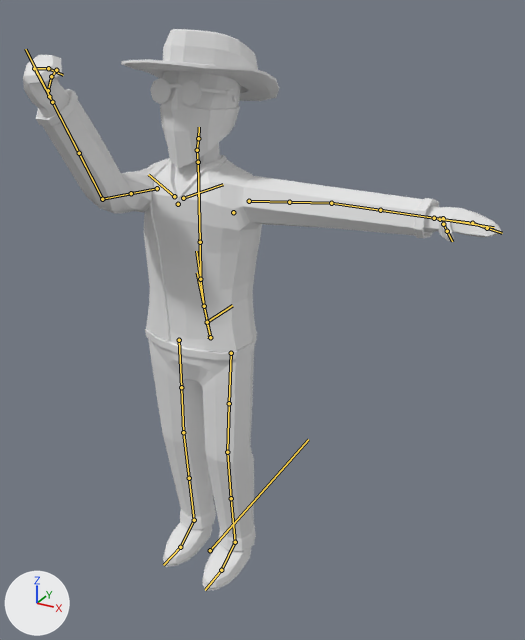
Before and after pictures for a commit that changed the FBX model Assets/FBX/Characters/Player/Anims/anim_shoot.fbx.
One viewpoint serves both versions: a camera (50 mm lens) standing at (1.197, -1.774, 1.866) and looking at (0.248, -0.048, 1.003). The lights are fixed; the arrows at lower left show +X, +Y and +Z. Both versions are drawn at frame 9 of the action 'Player_Shoot'; the numbers are the values there. The bones that bend it are drawn over the model as lines.

Names of what the first picture shows: 'Bandana', 'Glasses_01', 'Glasses_02', 'Hat', 'Player'.
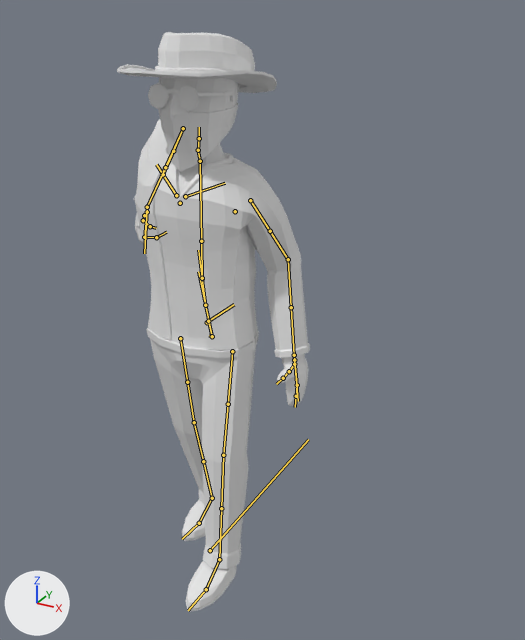
Pixel boxes [x1, y1, x2, y2] of what changed, in the pictures (525 x 640 px):
'Player', posed (63% narrower): before [23, 55, 501, 591]; after [134, 77, 310, 612]
'Hat', posed (15% shorter): before [121, 29, 279, 101]; after [117, 32, 277, 93]
'Bandana', posed: before [160, 99, 240, 169]; after [159, 102, 239, 172]
'Glasses_02', posed: before [151, 79, 200, 105]; after [149, 84, 198, 110]
'Glasses_01', posed: before [150, 78, 237, 106]; after [148, 83, 235, 112]
bone 'DEF-spine', root to tip: before (210, 337) to (204, 306); after (212, 336) to (205, 305)
bone 'DEF-spine.004', root to tip: before (198, 162) to (197, 150); after (200, 161) to (198, 150)
bone 'torso', root to tip: before (207, 322) to (232, 305); after (208, 321) to (234, 304)
bone 'DEF-thigh.L', root to tip: before (231, 353) to (229, 403); after (232, 351) to (228, 404)
bone 'DEF-shin.L', root to tip: before (227, 452) to (231, 498); after (223, 455) to (221, 508)
bone 'DEF-foot.L', root to tip: before (235, 542) to (221, 570); after (219, 559) to (206, 589)
bone 'DEF-thigh.R', root to tip: before (179, 340) to (181, 387); after (180, 338) to (187, 382)
bone 'DEF-foot.R', root to tip: before (194, 520) to (180, 547); after (212, 498) to (199, 523)
bone 'ORG-upper_arm.L', root to tip: before (249, 201) to (331, 203); after (250, 200) to (288, 259)
bone 'ORG-forearm.L', root to tip: before (331, 203) to (434, 218); after (288, 259) to (294, 355)
bone 'DEF-upper_arm.L', root to tip: before (249, 201) to (289, 202); after (250, 200) to (270, 231)
bone 'DEF-upper_arm.L.001', root to tip: before (289, 202) to (331, 203); after (270, 231) to (288, 259)
bone 'DEF-forearm.L', root to tip: before (331, 203) to (380, 210); after (288, 259) to (291, 307)
bone 'ORG-shoulder.R', root to tip: before (174, 196) to (148, 174); after (176, 195) to (156, 164)
bone 'ORG-upper_arm.R', root to tip: before (157, 188) to (102, 199); after (163, 174) to (183, 128)
bone 'ORG-forearm.R', root to tip: before (102, 199) to (52, 102); after (183, 128) to (147, 207)
bone 'ORG-hand.R', root to tip: before (52, 102) to (48, 94); after (147, 207) to (146, 214)
bone 'DEF-upper_arm.R', root to tip: before (157, 188) to (131, 193); after (163, 174) to (173, 151)
bone 'DEF-upper_arm.R.001', root to tip: before (131, 193) to (102, 199); after (173, 151) to (183, 128)
bone 'DEF-forearm.R', root to tip: before (102, 199) to (79, 153); after (183, 128) to (165, 167)
bone 'DEF-hand.R', root to tip: before (52, 102) to (25, 49); after (147, 207) to (144, 253)

Diff of the bpy script that builds the scene:
```diff
--- a/Assets/FBX/Characters/Player/Anims/anim_shoot.fbx.py
+++ b/Assets/FBX/Characters/Player/Anims/anim_shoot.fbx.py
@@ bone_def_spine @@
 bone_def_spine = bpy.data.objects['rig'].pose.bones['DEF-spine']  # child of 'root'
-bone_def_spine.location = (0.0, -0.001, -0.002)
+bone_def_spine.location = (0.0, -0.003, -0.011)
@@ bone_def_spine_004 @@
 bone_def_spine_004 = bpy.data.objects['rig'].pose.bones['DEF-spine.004']  # child of 'DEF-spine.003'
-bone_def_spine_004.rotation_quaternion = (0.994, -0.107, 0.0, 0.0)  # degrees (-12, 0, 0)
+bone_def_spine_004.rotation_quaternion = (0.999, -0.047, 0.0, 0.0)  # degrees (-5, 0, 0)
@@ bone_torso @@
 bone_torso = bpy.data.objects['rig'].pose.bones['torso']  # child of 'MCH-torso.parent'
-bone_torso.location = (0.0, 0.002, 0.0)
+bone_torso.location = (0.0, 0.011, 0.001)
@@ bone_def_thigh_l @@
 bone_def_thigh_l = bpy.data.objects['rig'].pose.bones['DEF-thigh.L']  # child of 'ORG-spine'
-bone_def_thigh_l.rotation_quaternion = (1.0, -0.001, 0.0, 0.0)  # degrees (0, 0, 0)
-bone_def_thigh_l.scale = (1.0, 1.0, 1.0)
+bone_def_thigh_l.rotation_quaternion = (0.999, -0.047, 0.0, 0.0)  # degrees (-5, 0, 0)
+bone_def_thigh_l.scale = (1.0, 1.01, 1.0)
@@ bone_def_shin_l @@
 bone_def_shin_l = bpy.data.objects['rig'].pose.bones['DEF-shin.L']  # child of 'DEF-thigh.L.001'
-bone_def_shin_l.rotation_quaternion = (1.0, 0.0, 0.0, 0.0)  # degrees (0, 0, 0)
+bone_def_shin_l.rotation_quaternion = (0.999, -0.051, 0.0, 0.0)  # degrees (-6, 0, 0)
@@ bone_def_foot_l @@
 bone_def_foot_l = bpy.data.objects['rig'].pose.bones['DEF-foot.L']  # child of 'DEF-shin.L.001'
-bone_def_foot_l.rotation_quaternion = (1.0, 0.001, 0.0, 0.0)  # degrees (0, 0, 0)
+bone_def_foot_l.rotation_quaternion = (0.995, 0.099, 0.0, 0.0)  # degrees (11, 0, 0)
@@ bone_def_thigh_r @@
 bone_def_thigh_r = bpy.data.objects['rig'].pose.bones['DEF-thigh.R']  # child of 'ORG-spine'
-bone_def_thigh_r.rotation_quaternion = (0.999, 0.048, 0.0, 0.0)  # degrees (5, 0, 0)
+bone_def_thigh_r.rotation_quaternion = (0.992, 0.128, 0.0, 0.0)  # degrees (15, 0, 0)
@@ bone_def_foot_r @@
 bone_def_foot_r = bpy.data.objects['rig'].pose.bones['DEF-foot.R']  # child of 'DEF-shin.R.001'
-bone_def_foot_r.rotation_quaternion = (1.0, 0.001, 0.0, 0.0)  # degrees (0, 0, 0)
+bone_def_foot_r.rotation_quaternion = (0.997, -0.082, 0.008, 0.005)  # degrees (-9, 1, 1)
@@ bone_org_upper_arm_l @@
 bone_org_upper_arm_l = bpy.data.objects['rig'].pose.bones['ORG-upper_arm.L']  # child of 'ORG-shoulder.L'
-bone_org_upper_arm_l.rotation_quaternion = (1.0, 0.0, 0.0, 0.0)  # degrees (0, 0, 0)
+bone_org_upper_arm_l.rotation_quaternion = (0.754, 0.026, 0.207, -0.624)  # degrees (-13, 20, -82)
@@ bone_org_forearm_l @@
 bone_org_forearm_l = bpy.data.objects['rig'].pose.bones['ORG-forearm.L']  # child of 'ORG-upper_arm.L'
-bone_org_forearm_l.rotation_quaternion = (1.0, 0.0, 0.0, 0.0)  # degrees (0, 0, 0)
+bone_org_forearm_l.rotation_quaternion = (0.956, 0.276, -0.019, 0.093)  # degrees (32, -5, 10)
@@ bone_def_upper_arm_l @@
 bone_def_upper_arm_l = bpy.data.objects['rig'].pose.bones['DEF-upper_arm.L']  # child of 'ORG-shoulder.L'
-bone_def_upper_arm_l.rotation_quaternion = (1.0, 0.0, 0.0, 0.0)  # degrees (0, 0, 0)
+bone_def_upper_arm_l.rotation_quaternion = (0.781, -0.14, 0.0, -0.608)  # degrees (-13, -10, -75)
@@ bone_def_upper_arm_l_001 @@
 bone_def_upper_arm_l_001 = bpy.data.objects['rig'].pose.bones['DEF-upper_arm.L.001']  # child of 'DEF-upper_arm.L'
-bone_def_upper_arm_l_001.rotation_quaternion = (1.0, 0.0, 0.0, 0.0)  # degrees (0, 0, 0)
+bone_def_upper_arm_l_001.rotation_quaternion = (0.994, 0.0, 0.113, 0.0)  # degrees (0, 13, 0)
@@ bone_def_forearm_l @@
 bone_def_forearm_l = bpy.data.objects['rig'].pose.bones['DEF-forearm.L']  # child of 'DEF-upper_arm.L.001'
-bone_def_forearm_l.rotation_quaternion = (1.0, 0.0, 0.0, 0.0)  # degrees (0, 0, 0)
+bone_def_forearm_l.rotation_quaternion = (0.951, 0.286, 0.115, 0.018)  # degrees (34, 12, 6)
@@ bone_org_shoulder_r @@
 bone_org_shoulder_r = bpy.data.objects['rig'].pose.bones['ORG-shoulder.R']  # child of 'ORG-spine.003'
-bone_org_shoulder_r.rotation_quaternion = (1.0, 0.0, 0.0, 0.0)  # degrees (0, 0, 0)
+bone_org_shoulder_r.rotation_quaternion = (0.991, 0.123, 0.004, -0.044)  # degrees (14, 1, -5)
@@ bone_org_upper_arm_r @@
 bone_org_upper_arm_r = bpy.data.objects['rig'].pose.bones['ORG-upper_arm.R']  # child of 'ORG-shoulder.R'
-bone_org_upper_arm_r.rotation_quaternion = (0.42, 0.638, 0.53, 0.367)  # degrees (112, -1, 80)
+bone_org_upper_arm_r.rotation_quaternion = (0.184, -0.113, -0.858, 0.466)  # degrees (59, -168, -22)
@@ bone_org_forearm_r @@
 bone_org_forearm_r = bpy.data.objects['rig'].pose.bones['ORG-forearm.R']  # child of 'ORG-upper_arm.R'
-bone_org_forearm_r.rotation_quaternion = (0.901, 0.402, 0.094, -0.133)  # degrees (47, 16, -10)
+bone_org_forearm_r.rotation_quaternion = (0.256, 0.633, 0.075, -0.727)  # degrees (49, 73, -104)
@@ bone_org_hand_r @@
 bone_org_hand_r = bpy.data.objects['rig'].pose.bones['ORG-hand.R']  # child of 'ORG-forearm.R'
-bone_org_hand_r.rotation_quaternion = (0.999, 0.0, 0.0, 0.04)  # degrees (0, 0, 5)
+bone_org_hand_r.rotation_quaternion = (0.978, -0.115, 0.003, 0.173)  # degrees (-13, 3, 20)
@@ bone_def_upper_arm_r @@
 bone_def_upper_arm_r = bpy.data.objects['rig'].pose.bones['DEF-upper_arm.R']  # child of 'ORG-shoulder.R'
-bone_def_upper_arm_r.rotation_quaternion = (0.677, 0.684, 0.0, -0.273)  # degrees (86, 22, -23)
+bone_def_upper_arm_r.rotation_quaternion = (0.878, -0.479, 0.0, -0.012)  # degrees (-57, -1, -1)
@@ bone_def_upper_arm_r_001 @@
 bone_def_upper_arm_r_001 = bpy.data.objects['rig'].pose.bones['DEF-upper_arm.R.001']  # child of 'DEF-upper_arm.R'
-bone_def_upper_arm_r_001.rotation_quaternion = (0.891, 0.0, 0.454, 0.0)  # degrees (0, 54, 0)
+bone_def_upper_arm_r_001.rotation_quaternion = (0.992, 0.0, -0.123, 0.0)  # degrees (0, -14, 0)
@@ bone_def_forearm_r @@
 bone_def_forearm_r = bpy.data.objects['rig'].pose.bones['DEF-forearm.R']  # child of 'DEF-upper_arm.R.001'
-bone_def_forearm_r.rotation_quaternion = (0.769, 0.32, 0.416, -0.367)  # degrees (22, 61, -38)
+bone_def_forearm_r.rotation_quaternion = (0.304, 0.862, -0.08, 0.398)  # degrees (137, -47, 9)
@@ bone_def_hand_r @@
 bone_def_hand_r = bpy.data.objects['rig'].pose.bones['DEF-hand.R']  # child of 'DEF-forearm.R.001'
-bone_def_hand_r.rotation_quaternion = (0.999, 0.0, -0.001, 0.04)  # degrees (0, 0, 5)
+bone_def_hand_r.rotation_quaternion = (0.978, -0.116, -0.001, 0.172)  # degrees (-13, 2, 20)
```
